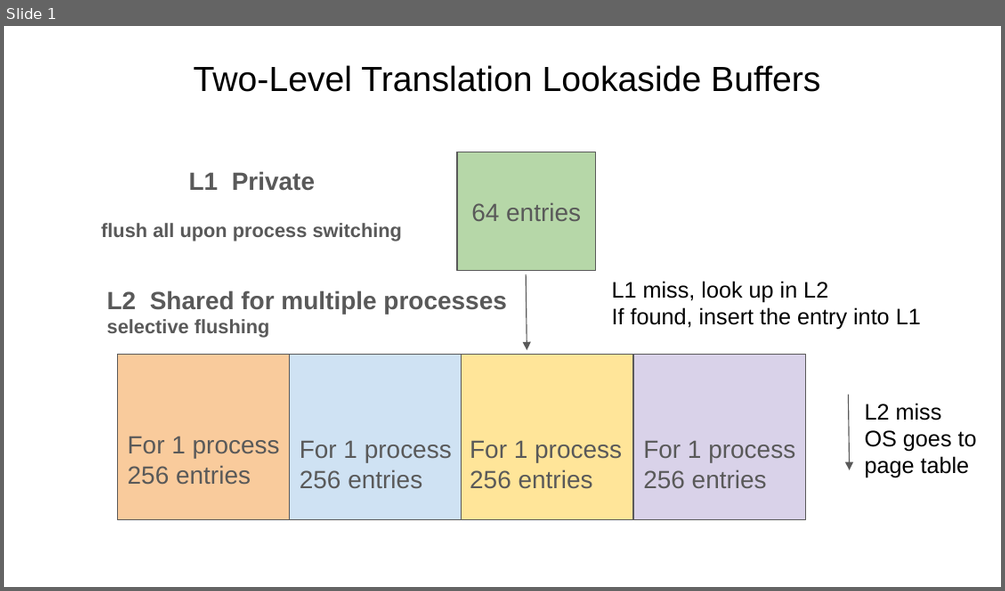
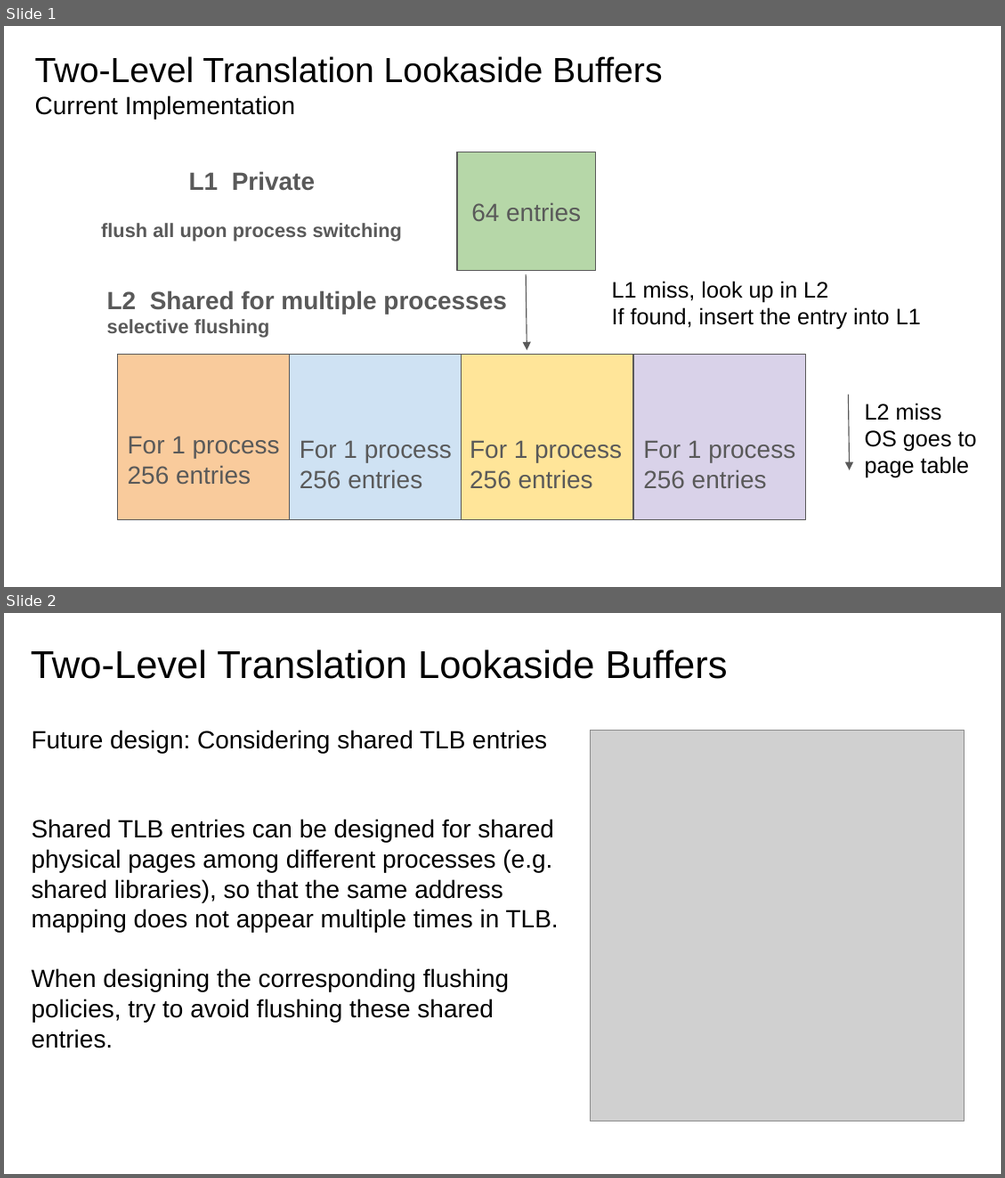
Before and after one commit to luyan72999/Computer-System, a slide deck: Final Mastery/final mastery.pptx. Shown one above the other, each under a label of ours: slide 1 before the commit, slides 1 and 2 after it. The pictures are 1005x591 and 1005x1178 pixels, drawn with LibreOffice and Linux fonts; fonts in the diff are those of the drawing; grey boxes stand for pictures. Boxes give left, top, right and bottom in pixels: in the first picture for what was removed or moved away, otherwise in the second. Text is boxed around its words. In the diff, an @@ line names an element or a change of style, - is before the commit and + after.

```diff
--- a/Final Mastery/final mastery.pptx
+++ b/Final Mastery/final mastery.pptx
@@ slide 2 added at [4,613,1001,1174], background #FFFFFF @@
@@ text added at [31,649,728,679], 28 pt, text #000000 @@
+Two-Level Translation Lookaside Buffers
@@ title added at [32,730,558,1048], 18 pt, text #000000 @@
+Future design: Considering shared TLB entries
+Shared TLB entries can be designed for shared physical pages among different processes (e.g. shared libraries), so that the same address mapping does not appear multiple times in TLB.
+When designing the corresponding flushing policies, try to avoid flushing these shared entries.
@@ picture added at [591,730,964,1121] @@
@@ slide 1 changed as well @@
@@ title "Two-Level Translation Lookaside Buffers": place and size @@
-title "Two-Level Translation Lookaside Buffers" at [194,65,820,92]
+title "Two-Level Translation Lookaside Buffers" at [35,56,662,119]
@@ title at [35,95,295,119]: paragraph added @@
+Current Implementation
```
Also in this commit, not shown: 2 other slides changed, 1 other slide added.
